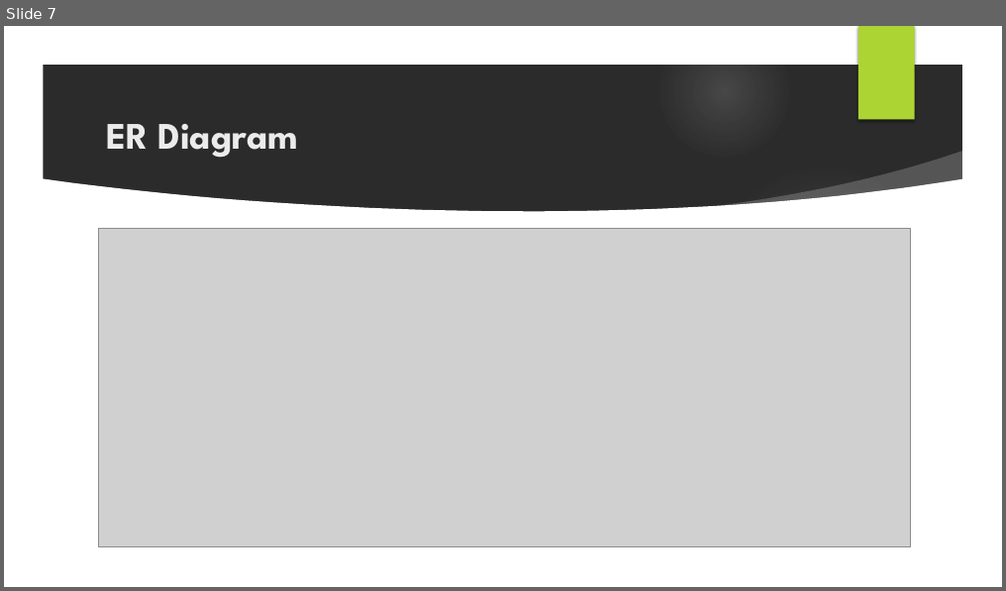
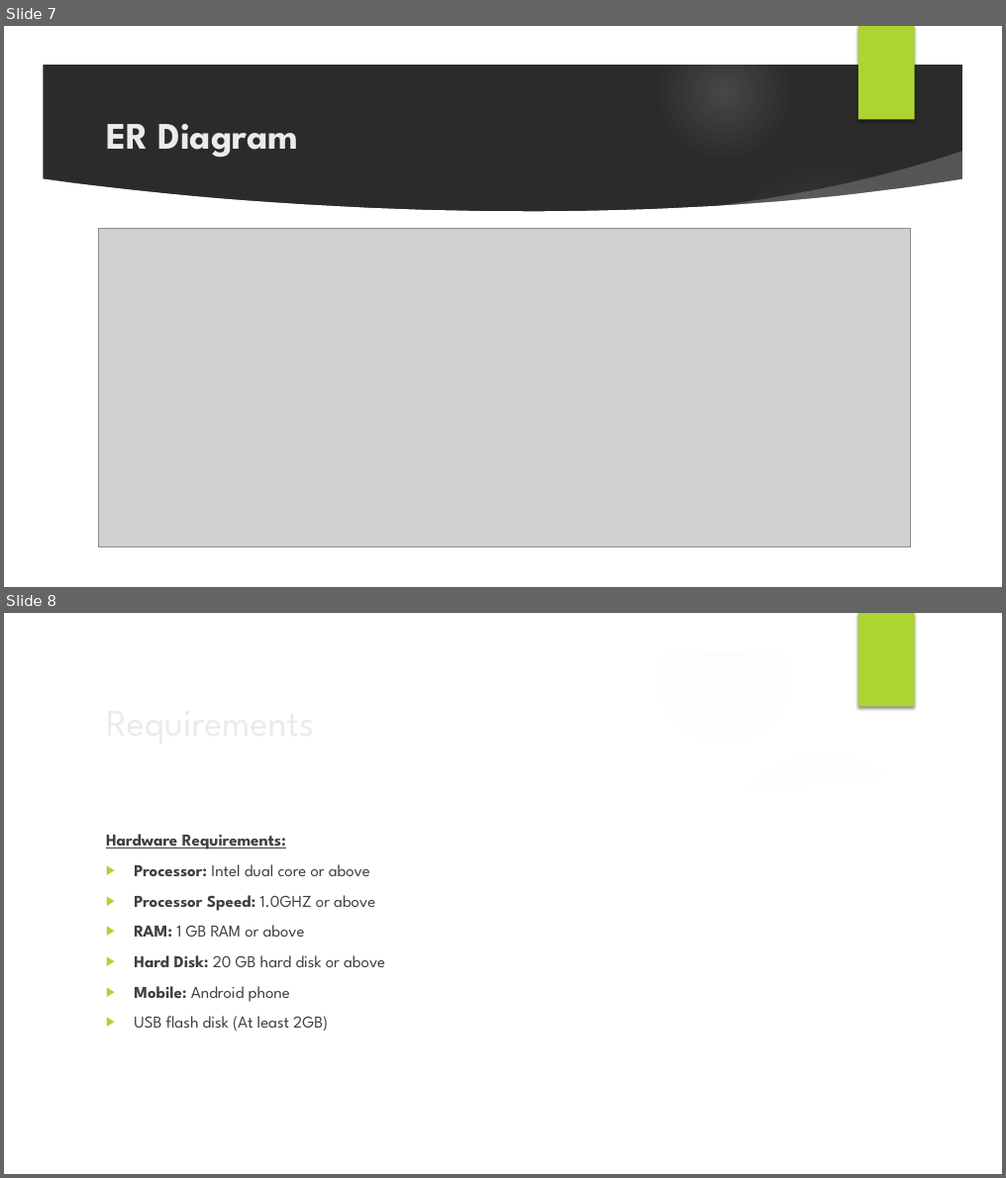
Before and after one commit to nsuspring2019cse299sec4/Group-7, a slide deck: Documentation/Proposal/Proposal_Group7.pptx. Shown one above the other, each under a label of ours: slide 7 before the commit, slides 7 and 8 after it. The pictures are 1006x591 and 1006x1178 pixels, drawn with LibreOffice and Linux fonts; fonts in the diff are those of the drawing; grey boxes stand for pictures; background and template pictures are left out; a plain dark background stands for a picture behind light text. Boxes give left, top, right and bottom in pixels: in the first picture for what was removed or moved away, otherwise in the second. Text is boxed around its words. In the diff, an @@ line names an element or a change of style, - is before the commit and + after.

```diff
--- a/Documentation/Proposal/Proposal_Group7.pptx
+++ b/Documentation/Proposal/Proposal_Group7.pptx
@@ slide 8 added at (x1=4, y1=613, x2=1002, y2=1174), background picture (left out); not listed: 9 template elements that a slide beside it also shows @@
@@ title added at (x1=98, y1=692, x2=816, y2=750), 36 pt, text #EBEBEB @@
+Requirements
@@ text added at (x1=106, y1=834, x2=385, y2=1031), 16 pt, text #404040 @@
+Hardware Requirements:
+▶ Processor: Intel dual core or above
+▶ Processor Speed: 1.0GHZ or above
+▶ RAM: 1 GB RAM or above
+▶ Hard Disk: 20 GB hard disk or above
+▶ Mobile: Android phone
+▶ USB flash disk (At least 2GB)
```
Also in this commit, not shown: 1 slide changed, 4 other slides added.
